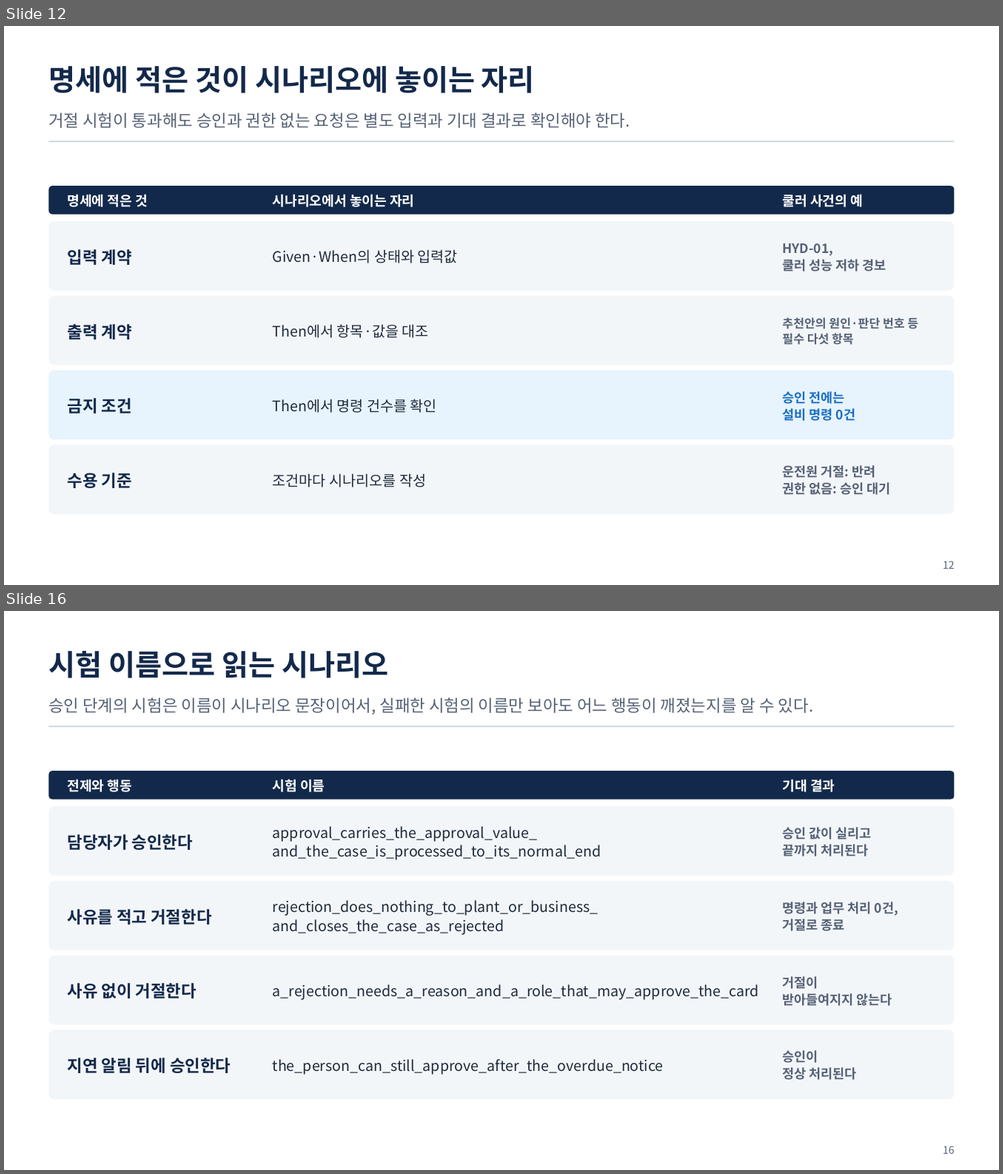
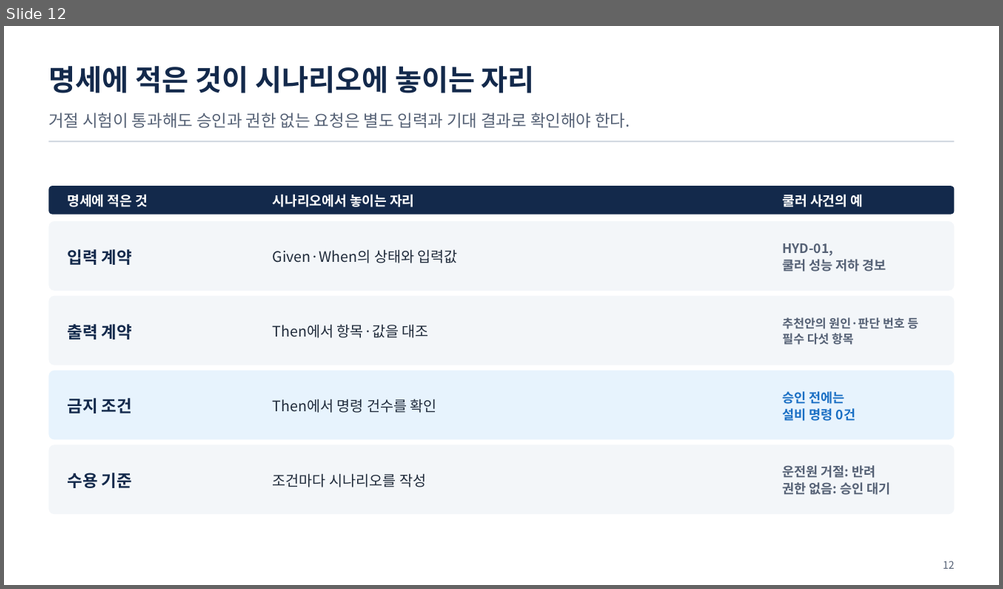
Before and after one commit to uengine-oss/hyd-iot-edu, a slide deck: workspace/강의제작/산출물/통합반/이론/08회차/통합반_08일차.pptx. Shown one above the other, each under a label of ours: slides 12 and 16 before the commit, slide 12 after it; the slides between them are not shown. The pictures are 1003x1174 and 1003x589 pixels, drawn with LibreOffice and Linux fonts; fonts in the diff are those of the drawing. Boxes give left, top, right and bottom in pixels: in the first picture for what was removed or moved away, otherwise in the second. Text is boxed around its words. In the diff, an @@ line names an element or a change of style, - is before the commit and + after.

Commit message:
통합반 8회차 13~23장 현재 시험에 맞춘 덱과 대본을 검토 중 상태로 보존

```diff
--- a/workspace/강의제작/산출물/통합반/이론/08회차/통합반_08일차.pptx
+++ b/workspace/강의제작/산출물/통합반/이론/08회차/통합반_08일차.pptx
@@ slide 16 removed at bbox=[4, 611, 999, 1170], background #FFFFFF @@
@@ text removed at bbox=[48, 651, 388, 678] @@
-시험 이름으로 읽는 시나리오
@@ text removed at bbox=[48, 698, 814, 715] @@
-승인 단계의 시험은 이름이 시나리오 문장이어서, 실패한 시험의 이름만 보아도 어느 행동이 깨졌는지를 알 수 있다.
@@ rectangle removed at bbox=[48, 726, 954, 727] @@
@@ rounded rectangle removed at bbox=[48, 771, 954, 799] @@
@@ text removed at bbox=[68, 779, 132, 792] @@
-전제와 행동
@@ text removed at bbox=[273, 779, 324, 792] @@
-시험 이름
@@ text removed at bbox=[782, 779, 834, 792] @@
-기대 결과
@@ rounded rectangle removed at bbox=[48, 806, 954, 876] @@
@@ text removed at bbox=[273, 826, 601, 860] @@
-approval_carries_the_approval_value_
-and_the_case_is_processed_to_its_normal_end
@@ text removed at bbox=[782, 827, 871, 857] @@
-승인 값이 실리고
-끝까지 처리된다
@@ text removed at bbox=[68, 834, 193, 850] @@
-담당자가 승인한다
@@ rounded rectangle removed at bbox=[48, 881, 954, 951] @@
@@ text removed at bbox=[68, 909, 211, 925] @@
-사유를 적고 거절한다
@@ text removed at bbox=[273, 900, 598, 935] @@
-rejection_does_nothing_to_plant_or_business_
-and_closes_the_case_as_rejected
@@ text removed at bbox=[782, 902, 898, 931] @@
-명령과 업무 처리 0건,
-거절로 종료
@@ rounded rectangle removed at bbox=[48, 956, 954, 1025] @@
@@ text removed at bbox=[68, 983, 196, 999] @@
-사유 없이 거절한다
@@ text removed at bbox=[273, 985, 759, 1000] @@
-a_rejection_needs_a_reason_and_a_role_that_may_approve_the_card
@@ text removed at bbox=[782, 977, 892, 1006] @@
-거절이
-받아들여지지 않는다
@@ rounded rectangle removed at bbox=[48, 1031, 954, 1099] @@
@@ text removed at bbox=[782, 1051, 856, 1080] @@
-승인이
-정상 처리된다
@@ text removed at bbox=[68, 1058, 230, 1073] @@
-지연 알림 뒤에 승인한다
@@ text removed at bbox=[273, 1059, 663, 1075] @@
-the_person_can_still_approve_after_the_overdue_notice
@@ text removed at bbox=[942, 1146, 954, 1154] @@
-16
```
Also in this commit, not shown: 8 slides changed, 3 slides added, 2 other slides removed, 5 other files.
